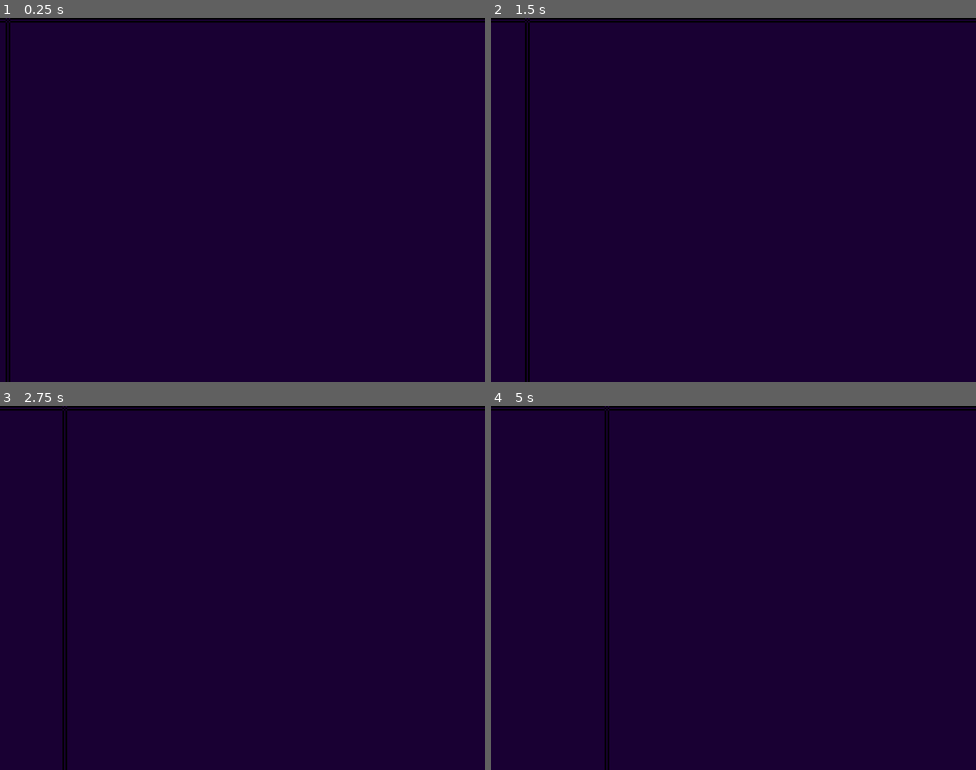
Above: before the commit, frames 1-4 (two rows, left to right).
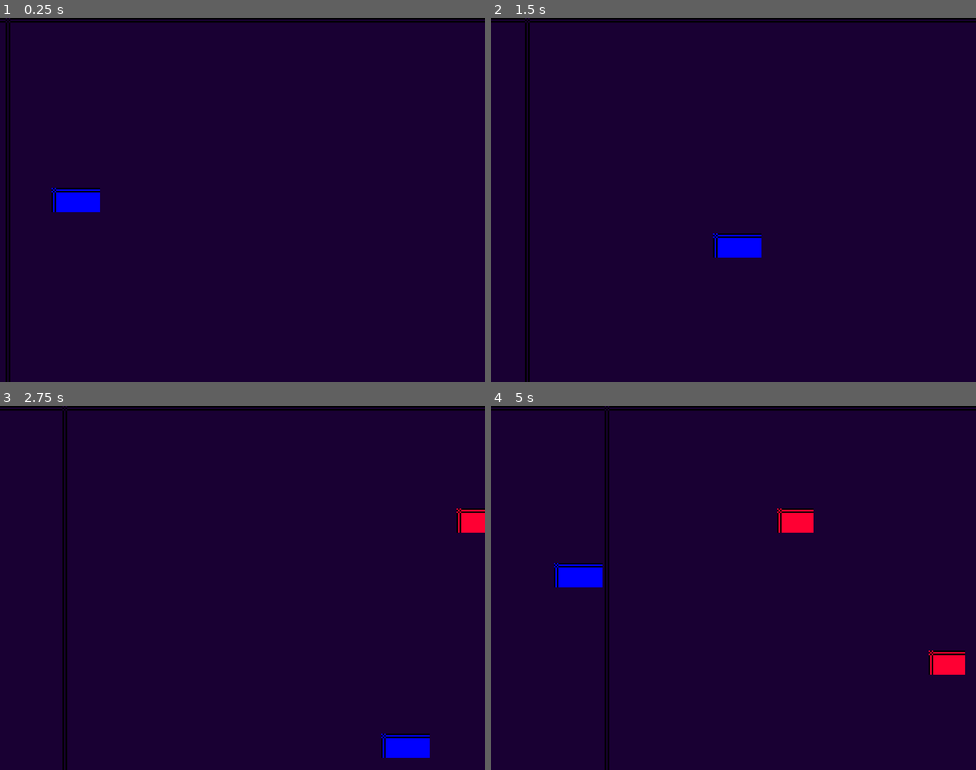
Above: after the commit, the same moments.

Repository: chaossource/menace-reverse-engineering
Game: Godot game, scene res://scenes/main.tscn
The game is run twice, just before and just after one commit, with the same random seed, the same clock (stepped at 60 frames per second) and the same inputs.
Inputs:
- Up to frame 1 (0.25 s): no input
- Up to frame 2 (1.5 s): hold D (move_right) 0.53-1.28 s; hold Space (shoot) 0.53-1.28 s; hold S (move_down) from 1.28 s (still down); tap Space (shoot) at 1.35 s
- Up to frame 3 (2.75 s): release S (move_down) at 2.03 s; hold D (move_right) from 2.03 s (still down); hold Space (shoot) from 2.03 s (still down)
- Up to frame 4 (5 s): release D (move_right) at 2.78 s; release Space (shoot) at 2.78 s; hold W (move_up) 2.78-3.53 s; tap Space (shoot) at 2.85, 4.35 s; hold Space (shoot) 3.53-4.28 s; hold A (move_left) from 3.53 s (still down)

The runs differ from the first frame. In frame 1, 0.7% of the frame differs, in the area x 10-21%, y 46-54%; in frame 2, 0.7%; in frame 3, 1.1%; in frame 4, 1.7%, in the area x 13-98%, y 28-74%.

Commit message:
Fix sprite textures - use PlaceholderTexture2D instead of collision shapes
Player, bullet, and enemy sprites were invisible because they were
trying to use RectangleShape2D as textures. Changed to proper
PlaceholderTexture2D resources so game objects are now visible.

Co-authored-by: samuel.shaw <samuel.shaw@gmail.com>

Diff:
--- a/menace-re/godot/scenes/bullet.tscn
+++ b/menace-re/godot/scenes/bullet.tscn
@@ -1,6 +1,9 @@
-[gd_scene load_steps=3 format=3 uid="uid://bhwx3y8qm2ojf"]
+[gd_scene load_steps=4 format=3 uid="uid://bhwx3y8qm2ojf"]
 
 [ext_resource type="Script" path="res://scripts/bullet.gd" id="1_bullet"]
+
+[sub_resource type="PlaceholderTexture2D" id="PlaceholderTexture2D_bullet"]
+size = Vector2(8, 4)
 
 [sub_resource type="RectangleShape2D" id="RectangleShape2D_bullet"]
 size = Vector2(8, 4)
@@ -10,8 +13,7 @@
 
 [node name="Sprite2D" type="Sprite2D" parent="."]
 modulate = Color(1, 1, 0, 1)
-scale = Vector2(8, 4)
-texture = SubResource("RectangleShape2D_bullet")
+texture = SubResource("PlaceholderTexture2D_bullet")
 
 [node name="CollisionShape2D" type="CollisionShape2D" parent="."]
 shape = SubResource("RectangleShape2D_bullet")
--- a/menace-re/godot/scenes/enemy.tscn
+++ b/menace-re/godot/scenes/enemy.tscn
@@ -1,6 +1,9 @@
-[gd_scene load_steps=3 format=3 uid="uid://dyvmrq1234abc"]
+[gd_scene load_steps=4 format=3 uid="uid://dyvmrq1234abc"]
 
 [ext_resource type="Script" path="res://scripts/enemy.gd" id="1_enemy"]
+
+[sub_resource type="PlaceholderTexture2D" id="PlaceholderTexture2D_enemy"]
+size = Vector2(24, 16)
 
 [sub_resource type="RectangleShape2D" id="RectangleShape2D_enemy"]
 size = Vector2(24, 16)
@@ -10,8 +13,7 @@
 
 [node name="Sprite2D" type="Sprite2D" parent="."]
 modulate = Color(1, 0.2, 0.2, 1)
-scale = Vector2(24, 16)
-texture = SubResource("RectangleShape2D_enemy")
+texture = SubResource("PlaceholderTexture2D_enemy")
 
 [node name="CollisionShape2D" type="CollisionShape2D" parent="."]
 shape = SubResource("RectangleShape2D_enemy")
--- a/menace-re/godot/scenes/player.tscn
+++ b/menace-re/godot/scenes/player.tscn
@@ -1,6 +1,9 @@
-[gd_scene load_steps=3 format=3 uid="uid://cw8ry7n6pgxwc"]
+[gd_scene load_steps=4 format=3 uid="uid://cw8ry7n6pgxwc"]
 
 [ext_resource type="Script" path="res://scripts/player.gd" id="1_player"]
+
+[sub_resource type="PlaceholderTexture2D" id="PlaceholderTexture2D_player"]
+size = Vector2(32, 16)
 
 [sub_resource type="RectangleShape2D" id="RectangleShape2D_player"]
 size = Vector2(32, 16)
@@ -10,8 +13,7 @@
 
 [node name="Sprite2D" type="Sprite2D" parent="."]
 modulate = Color(0, 0.7, 1, 1)
-scale = Vector2(32, 16)
-texture = SubResource("RectangleShape2D_player")
+texture = SubResource("PlaceholderTexture2D_player")
 
 [node name="CollisionShape2D" type="CollisionShape2D" parent="."]
 shape = SubResource("RectangleShape2D_player")
